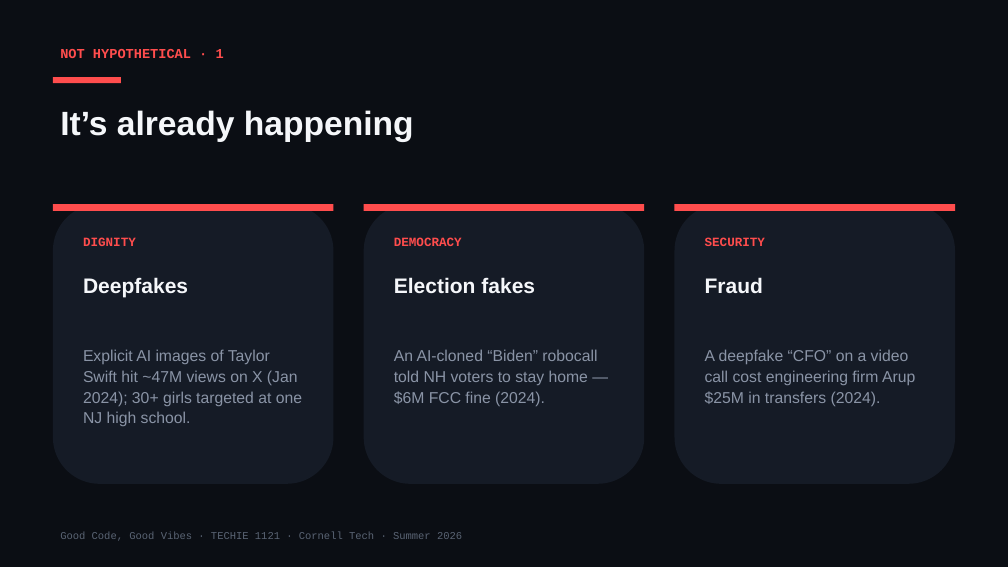
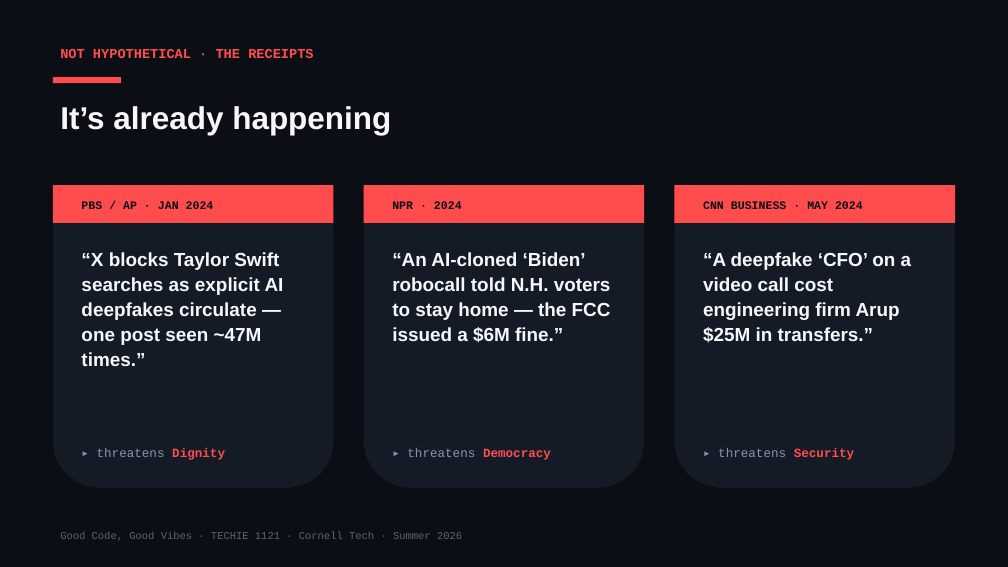
Before and after one commit to Cornell-Tech-Vibe-Coding-Summer-2026/website, a slide deck: slide 7 of slides/Week2-Wed-AI-Against-AI.pptx. Drawn at 1008x567 pixels with LibreOffice and Linux fonts; fonts in the diff are those of the drawing. Boxes give left, top, right and bottom in pixels: in the first picture for what was removed or moved away, otherwise in the second. Text is boxed around its words. In the diff, an @@ line names an element or a change of style, - is before the commit and + after.

```diff
--- a/slides/Week2-Wed-AI-Against-AI.pptx
+++ b/slides/Week2-Wed-AI-Against-AI.pptx
@@ text at bbox=[60, 49, 313, 58]: text changed @@
-NOT HYPOTHETICAL · 1
+NOT HYPOTHETICAL · THE RECEIPTS
@@ text "It’s already happening" at bbox=[60, 106, 391, 135]: size 32 to 30 pt @@
@@ rounded rectangle: place and size @@
-rounded rectangle at bbox=[53, 204, 333, 484]
+rounded rectangle at bbox=[53, 185, 333, 488]
@@ rectangle: place and size @@
-rectangle at bbox=[53, 204, 333, 211]
+rectangle at bbox=[53, 185, 333, 223]
@@ text at bbox=[81, 201, 214, 209]: text changed; size 12 to 11 pt; text colour #FF4D4D to #0B0E14 @@
-DIGNITY
+PBS / AP · JAN 2024
@@ rounded rectangle: place and size @@
-rounded rectangle at bbox=[364, 204, 644, 484]
+rounded rectangle at bbox=[364, 185, 644, 488]
@@ rectangle: place and size @@
-rectangle at bbox=[364, 204, 644, 211]
+rectangle at bbox=[364, 185, 644, 223]
@@ text at bbox=[392, 201, 462, 213]: text changed; size 12 to 11 pt; text colour #FF4D4D to #0B0E14 @@
-DEMOCRACY
+NPR · 2024
@@ rounded rectangle: place and size @@
-rounded rectangle at bbox=[675, 204, 955, 484]
+rounded rectangle at bbox=[675, 185, 955, 488]
@@ rectangle: place and size @@
-rectangle at bbox=[675, 204, 955, 211]
+rectangle at bbox=[675, 185, 955, 223]
@@ vertical alignment top to middle in 3 elements at bbox=[81, 201, 214, 209], bbox=[392, 201, 462, 213], bbox=[703, 201, 863, 213] @@
@@ text at bbox=[703, 201, 863, 213]: text changed; size 12 to 11 pt; text colour #FF4D4D to #0B0E14 @@
-SECURITY
+CNN BUSINESS · MAY 2024
@@ text at bbox=[81, 252, 284, 366]: text changed; size 20 to 18 pt @@
-Deepfakes
+“X blocks Taylor Swift searches as explicit AI deepfakes circulate — one post seen ~47M times.”
@@ text at bbox=[392, 252, 611, 343]: text changed; size 15 to 18 pt; text colour #8A94A6 to #F5F7FA; bold on @@
-An AI-cloned “Biden” robocall told NH voters to stay home — $6M FCC fine (2024).
+“An AI-cloned ‘Biden’ robocall told N.H. voters to stay home — the FCC issued a $6M fine.”
@@ text at bbox=[703, 252, 912, 343]: text changed; size 15 to 18 pt; text colour #8A94A6 to #F5F7FA; bold on @@
-A deepfake “CFO” on a video call cost engineering firm Arup $25M in transfers (2024).
+“A deepfake ‘CFO’ on a video call cost engineering firm Arup $25M in transfers.”
@@ text removed at bbox=[394, 277, 535, 294] @@
-Election fakes
@@ text removed at bbox=[705, 277, 763, 293] @@
-Fraud
@@ text at bbox=[97, 448, 225, 460]: text changed; size 15 to 12 pt; font Arial to Courier New @@
-Explicit AI images of Taylor Swift hit ~47M views on X (Jan 2024); 30+ girls targeted at one NJ high school.
+▸ threatens Dignity
@@ text added at bbox=[407, 448, 551, 460], 12 pt, text #8A94A6 @@
+▸ threatens Democracy
@@ text added at bbox=[718, 448, 854, 460], 12 pt, text #8A94A6 @@
+▸ threatens Security
```
Also in this commit, not shown: 1 other slide changed, 2 slides added, 1 slide removed, 5 other files.
